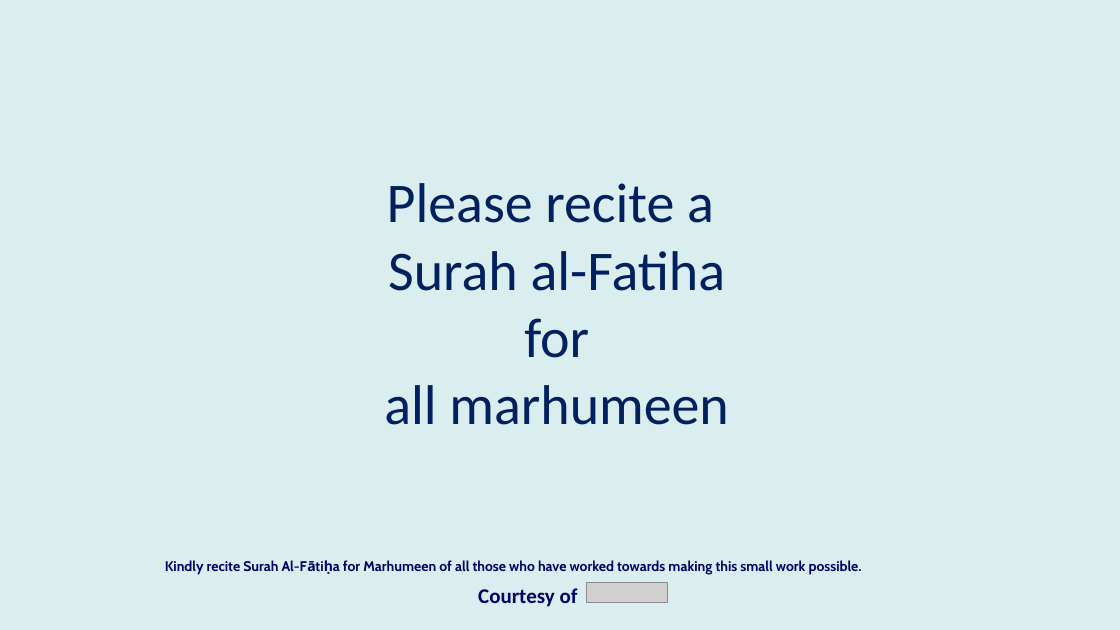
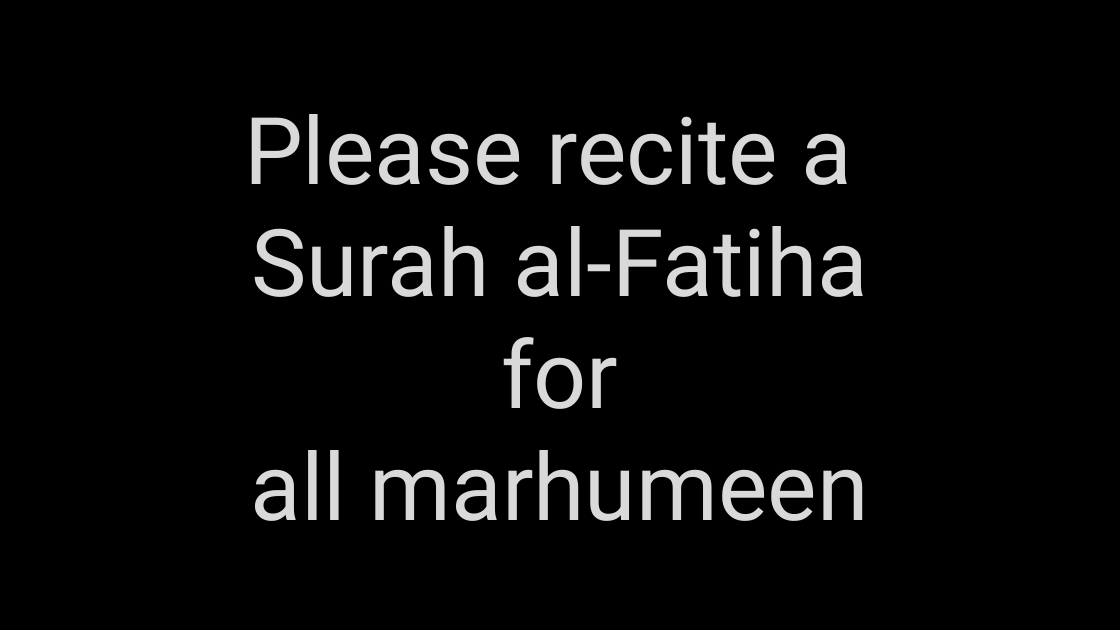
Before and after one commit to GhayurH/Slides, a slide deck: slide 31 of PPTs/Aza - Surah Fajr.pptx. Drawn at 1120x630 pixels with LibreOffice and Linux fonts; fonts in the diff are those of the drawing; grey boxes stand for pictures; background and template pictures are left out. Boxes give left, top, right and bottom in pixels: in the first picture for what was removed or moved away, otherwise in the second. Text is boxed around its words. In the diff, an @@ line names an element or a change of style, - is before the commit and + after.

```diff
--- a/PPTs/Aza - Surah Fajr.pptx
+++ b/PPTs/Aza - Surah Fajr.pptx
@@ background #DAEDEF to picture (left out) @@
@@ title "Please recite a Surah al-Fatiha ...": place and size @@
-title "Please recite a Surah al-Fatiha ..." at [384, 183, 728, 425]
+title "Please recite a Surah al-Fatiha ..." at [244, 114, 869, 521]
@@ title "Please recite a Surah al-Fatiha ..." at [244, 114, 869, 521]: size 48 to 80 pt, font Calibri to Roboto, text colour #002060 to #D9D9D9 @@
@@ text removed at [165, 560, 862, 575] @@
-Kindly recite Surah Al-Fātiḥa for Marhumeen of all those who have worked towards making this small work possible.
@@ text removed at [478, 588, 578, 607] @@
-Courtesy of
@@ picture removed at [586, 583, 667, 602] @@
```
Also in this commit, not shown: 1 other file.
